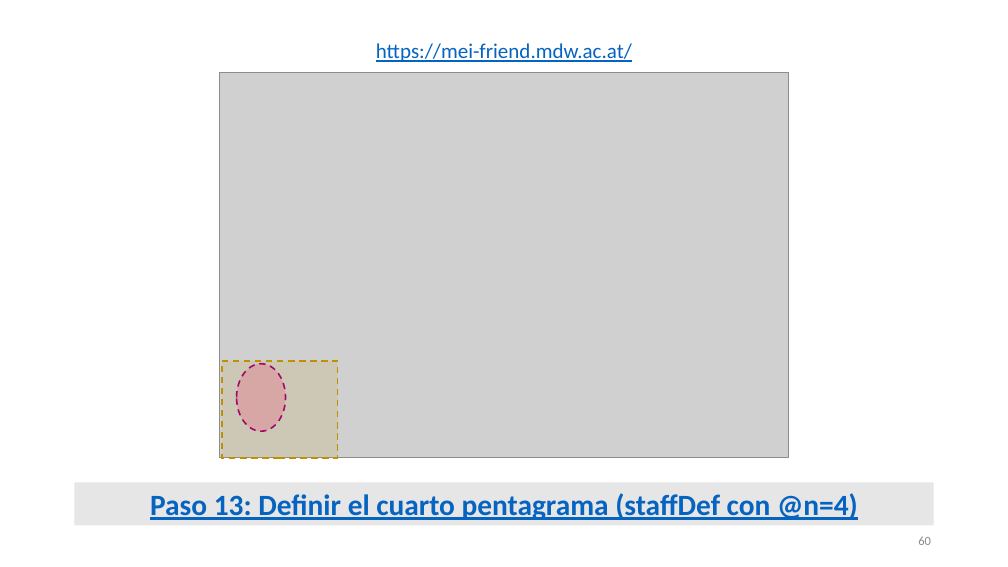
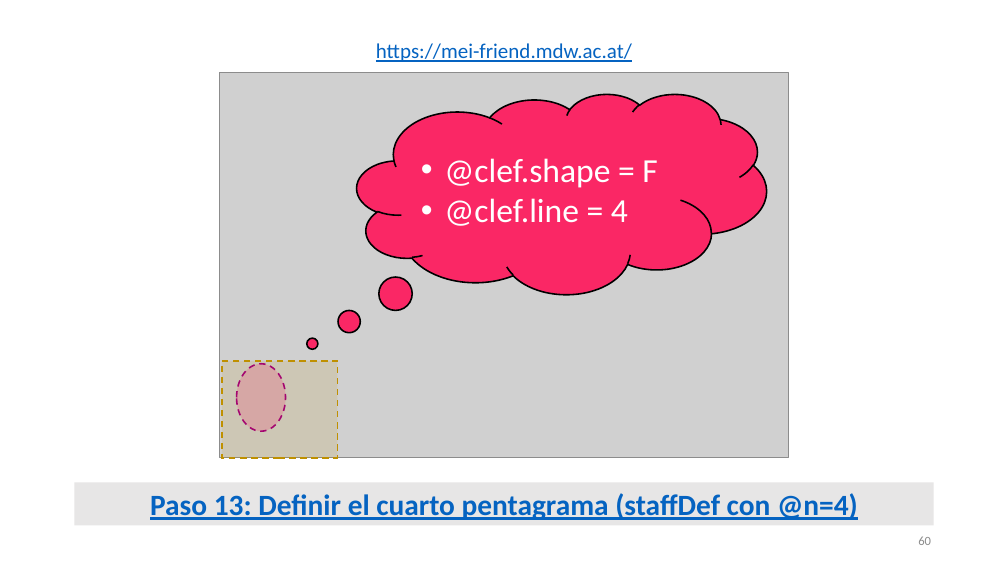
Before and after one commit to martha-thomae/Taller_de_codificacion_en_MEI, a slide deck: slide 60 of Taller_TEI2024_MThomae.pptx. Drawn at 1008x567 pixels with LibreOffice and Linux fonts; fonts in the diff are those of the drawing; grey boxes stand for pictures. Boxes give left, top, right and bottom in pixels: in the first picture for what was removed or moved away, otherwise in the second. Text is boxed around its words. In the diff, an @@ line names an element or a change of style, - is before the commit and + after.

```diff
--- a/Taller_TEI2024_MThomae.pptx
+++ b/Taller_TEI2024_MThomae.pptx
@@ thought cloud added at (357,94,767,294), fill #FA2765, outline #000000 1.5 pt, 32 pt, text #FFFFFF @@
+• @clef.shape = F
+• @clef.line = 4
```
Also in this commit, not shown: 5 other slides changed.
